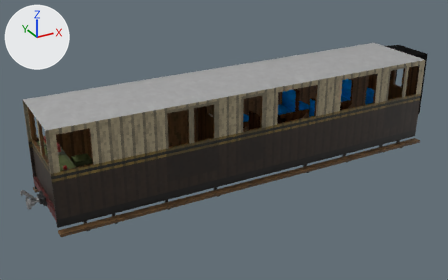
The Blender file src/main/assets/immersiverailroading/models/rolling_stock/kitsune_sur_102a6_coaches/sur_102a6_dmbso.blend, before and after one commit.
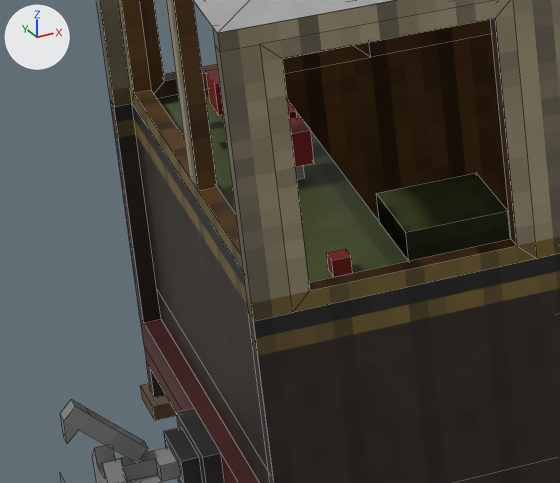
Old and new are each drawn whole from a 50 mm lens placed at (-7.32, -12.36, 7.09), pointed at (-0.47, 0.08, 0.87) and again close up on the part from 2% to 22% of the width and 45% to 72% of the height. Every picture has the same lights, and +X, +Y and +Z are marked at upper left. The close-ups show mesh edges as thin lines.

The first close-up shows 'COUPLED_FRONT_1', 'COUPLER_ENGAGED_FRONT_1_TOGGLE_LABEL_Uncouple', 'ENGINE_START_1_TOGGLE_TL_-0.03125_Y_LABEL_On-Off_CG_enginestart', 'SEAT_9', 'SHELL_WOOD_ext', 'SHELL_WOOD_int', 'SHELL_WOOD_roof', 'TRAIN_BRAKE_1_TL_-0.125_X_LABEL_Vacuum^Brake', 'chair', 'controls'.
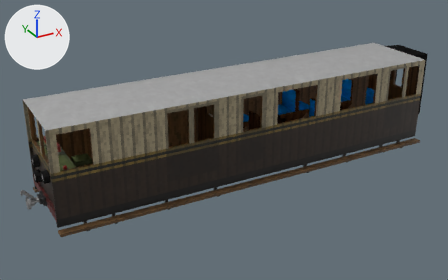
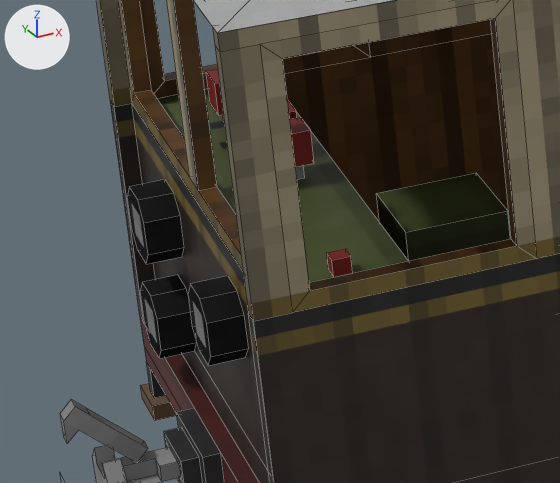
What changed in the scene script:
```text
Add img_lamp_png:
    img_lamp_png = load_image('lamp.png', 'lamp.png', 16, 16, 'sRGB')
Add mat_lamps:
    mat_lamps = principled_material('Lamps')
    mat_lamps.texture = img_lamp_png  # with its transparency
    mat_lamps.roughness = 0.0
    mat_lamps.specular_ior_level = 0.0
Add me_cube_033:
    me_cube_033.from_pydata(...)  # 16 vertices, 9 faces; spans x -1.0..1.0, y -2.0..2.0, z -2.0..2.0
    me_cube_033.polygons.foreach_set('use_smooth', [True] * 9)
    me_cube_033.materials.append(mat_lamps)  # picture img_lamp_png
Add ob_frame_0_body_003:
    ob_frame_0_body_003 = bpy.data.objects.new('FRAME_0_body.003', me_cube_033)
    ob_frame_0_body_003.location = (-5.0, 0.438, 0.812)
    ob_frame_0_body_003.scale = (0.0625, 0.0625, 0.0625)
Add ob_frame_0_body_002:
    ob_frame_0_body_002 = bpy.data.objects.new('FRAME_0_body.002', me_cube_033)
    ob_frame_0_body_002.location = (-5.0, 0.438, 1.188)
    ob_frame_0_body_002.scale = (0.0625, 0.0625, 0.0625)
Add ob_frame_0_body_001:
    ob_frame_0_body_001 = bpy.data.objects.new('FRAME_0_body.001', me_cube_033)
    ob_frame_0_body_001.location = (-5.0, -0.438, 1.188)
    ob_frame_0_body_001.scale = (0.0625, 0.0625, 0.0625)
```

Where the change shows, as pixel boxes [x1, y1, x2, y2] in the close-ups (560 x 483 px):
'FRAME_0_body.001', added (black): after [188, 276, 249, 366]
'FRAME_0_body.002', added (black): after [127, 179, 184, 264]
'FRAME_0_body.003', added (black): after [140, 275, 197, 359]
